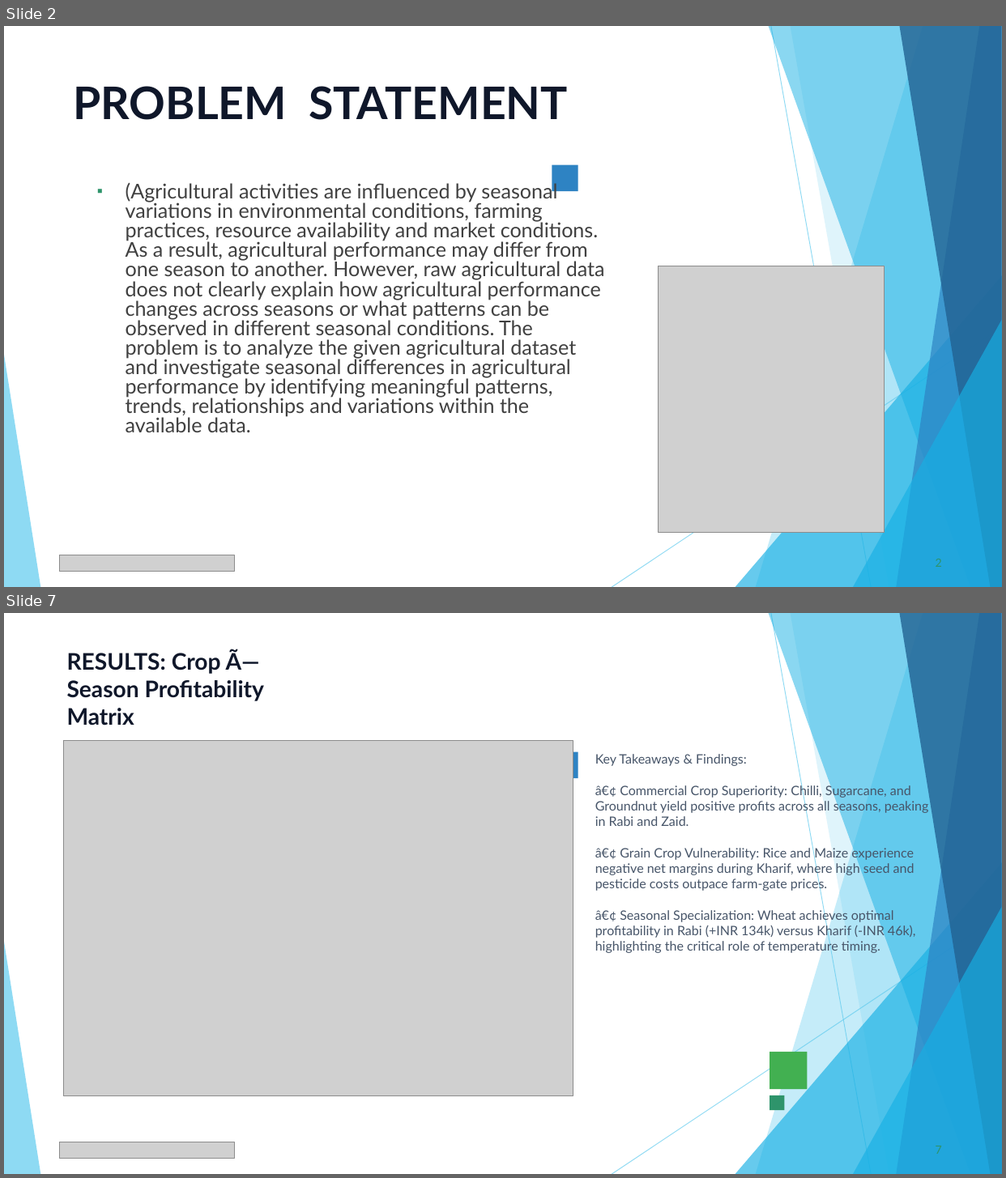
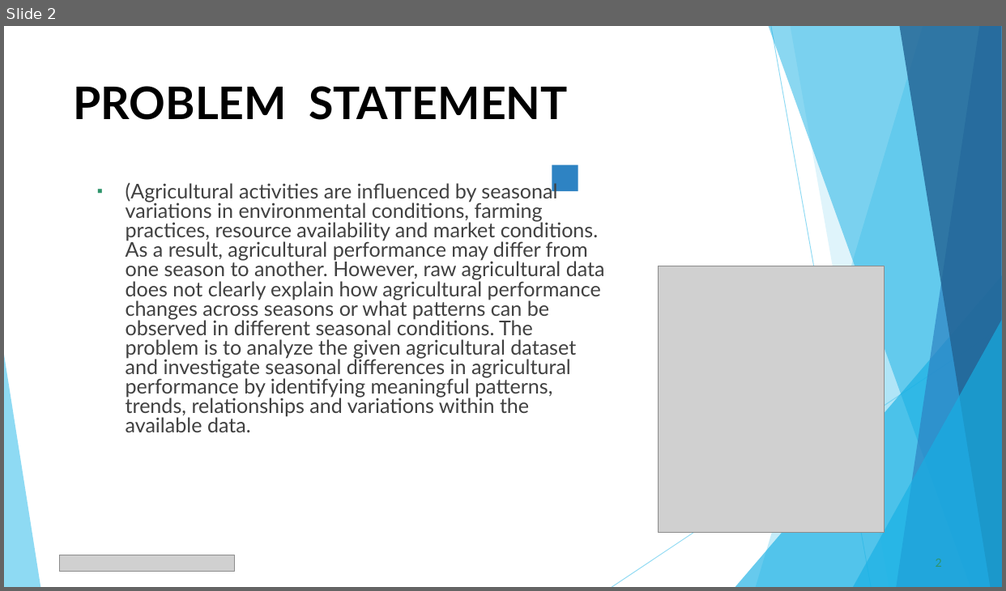
Before and after one commit to raghavparoli07-art/seasonal-agriculture-performance-analysis, a slide deck: presentation/Seasonal_Agriculture_Performance_Analysis.pptx. Shown one above the other, each under a label of ours: slides 2 and 7 before the commit, slide 2 after it; the slides between them are not shown. The pictures are 1006x1178 and 1006x591 pixels, drawn with LibreOffice and Linux fonts; fonts in the diff are those of the drawing; grey boxes stand for pictures. Boxes give left, top, right and bottom in pixels: in the first picture for what was removed or moved away, otherwise in the second. Text is boxed around its words. In the diff, an @@ line names an element or a change of style, - is before the commit and + after.

```diff
--- a/presentation/Seasonal_Agriculture_Performance_Analysis.pptx
+++ b/presentation/Seasonal_Agriculture_Performance_Analysis.pptx
@@ slide 7 removed at [4, 613, 1002, 1174], background #FFFFFF; not listed: 12 template elements that a slide beside it also shows @@
@@ title removed at [67, 649, 264, 726] @@
-RESULTS: Crop Ã— Season Profitability Matrix
@@ picture removed at [64, 740, 573, 1097] @@
@@ text removed at [595, 754, 929, 954] @@
-Key Takeaways & Findings:
-â€¢ Commercial Crop Superiority: Chilli, Sugarcane, and Groundnut yield positive profits across all seasons, peaking in Rabi and Zaid.
-â€¢ Grain Crop Vulnerability: Rice and Maize experience negative net margins during Kharif, where high seed and pesticide costs outpace farm-gate prices.
-â€¢ Seasonal Specialization: Wheat achieves optimal profitability in Rabi (+INR 134k) versus Kharif (-INR 46k), highlighting the critical role of temperature timing.
@@ rectangle removed at [769, 1053, 808, 1090] @@
@@ rectangle removed at [769, 1096, 785, 1111] @@
@@ picture removed at [59, 1143, 235, 1159] @@
@@ slide 2 changed as well @@
@@ title "PROBLEM STATEMENT" at [73, 86, 568, 120]: text colour #0F172A to #000000 @@
```
Also in this commit, not shown: 10 other slides changed, 3 slides added, 2 other slides removed.
